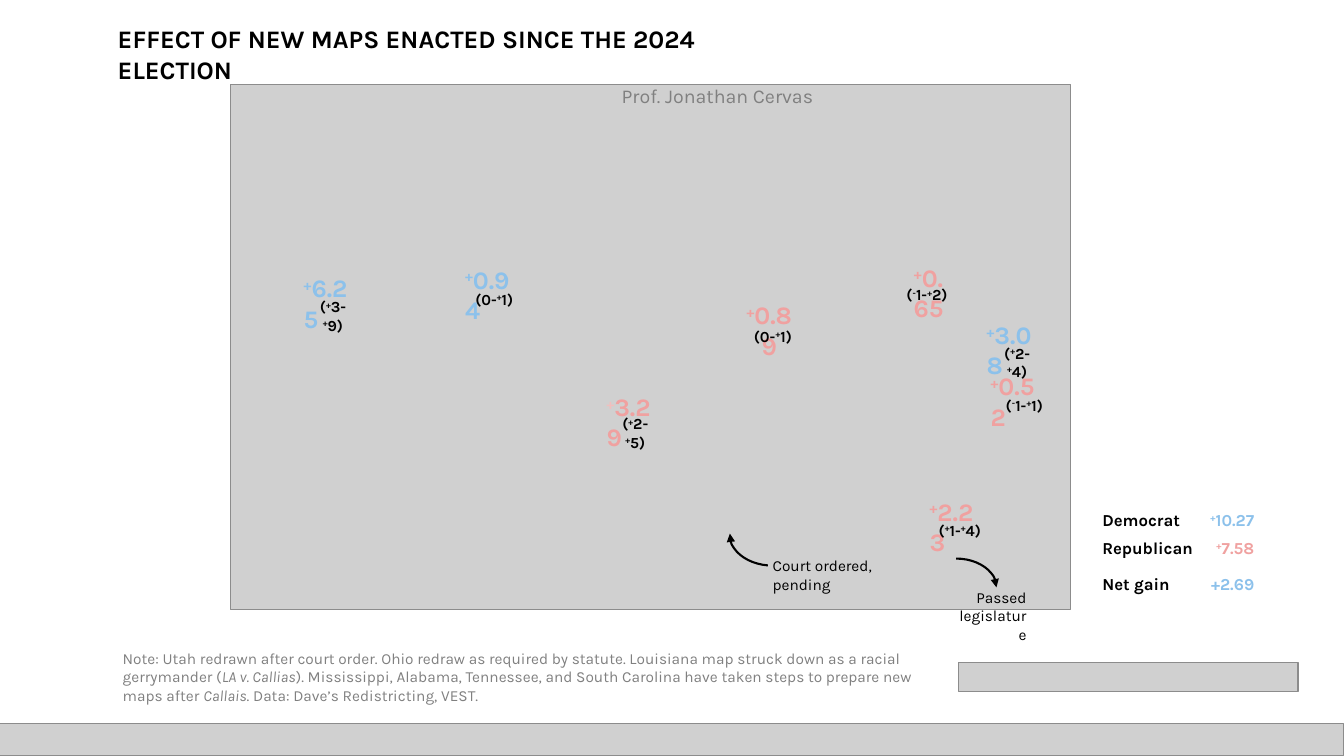
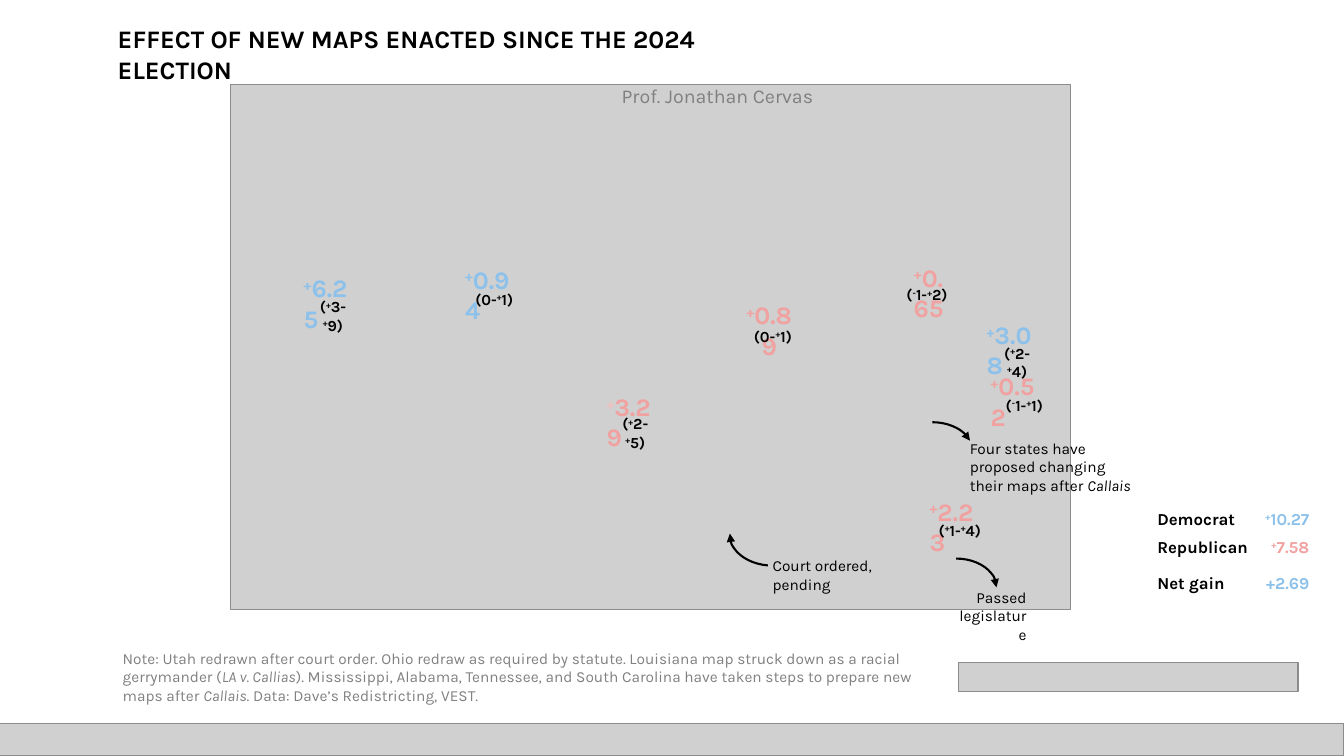
Before and after one commit to jcervas/createMaps, a slide deck: slide 1 of mid-decade-redistricting/_current-map.pptx. Drawn at 1344x756 pixels with LibreOffice and Linux fonts; fonts in the diff are those of the drawing; grey boxes stand for pictures. Boxes give left, top, right and bottom in pixels: in the first picture for what was removed or moved away, otherwise in the second. Text is boxed around its words. In the diff, an @@ line names an element or a change of style, - is before the commit and + after.

Commit message:
Mark states as possible and add SVG path
Update mid-decade redistricting data and visuals: set mid_decade="possible" for Alabama, Mississippi, South Carolina, and Tennessee in mid-decade-redistricting/redistrict-map.csv. Add the detailed <path> geometry to mid-decade-redistricting/svg/redistricting2026.svg under the "possible" group. Also include an updated binary PowerPoint map (_current-map.pptx) reflecting the current map changes.

```diff
--- a/mid-decade-redistricting/_current-map.pptx
+++ b/mid-decade-redistricting/_current-map.pptx
@@ arc (boxed as its full ellipse) added at bbox=[892, 422, 973, 480], outline #000000 1.5 pt @@
@@ text added at bbox=[970, 440, 1130, 495], 11 pt, text #000000 @@
+Four states have proposed changing their maps after Callais
@@ table: place and size @@
-table at bbox=[1103, 491, 1255, 630]
+table at bbox=[1157, 489, 1310, 628]
```
Also in this commit, not shown: 2 other files.
